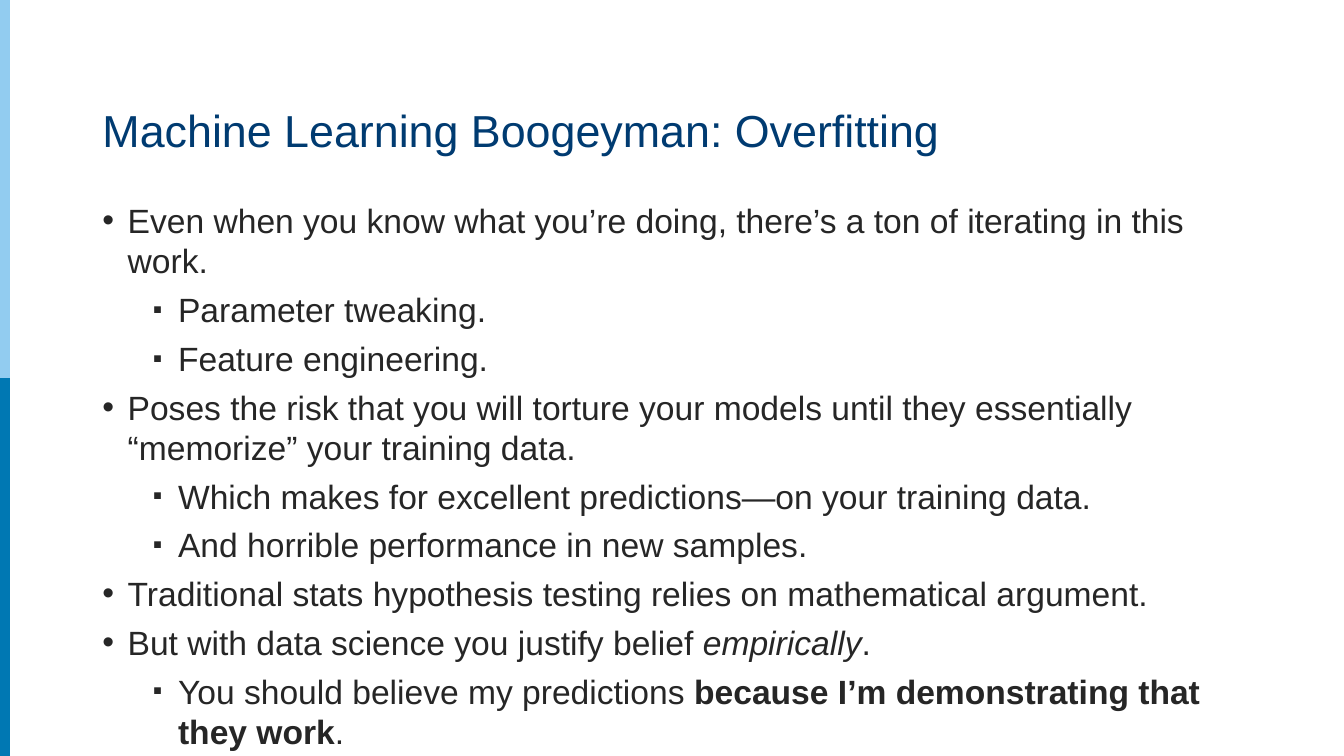
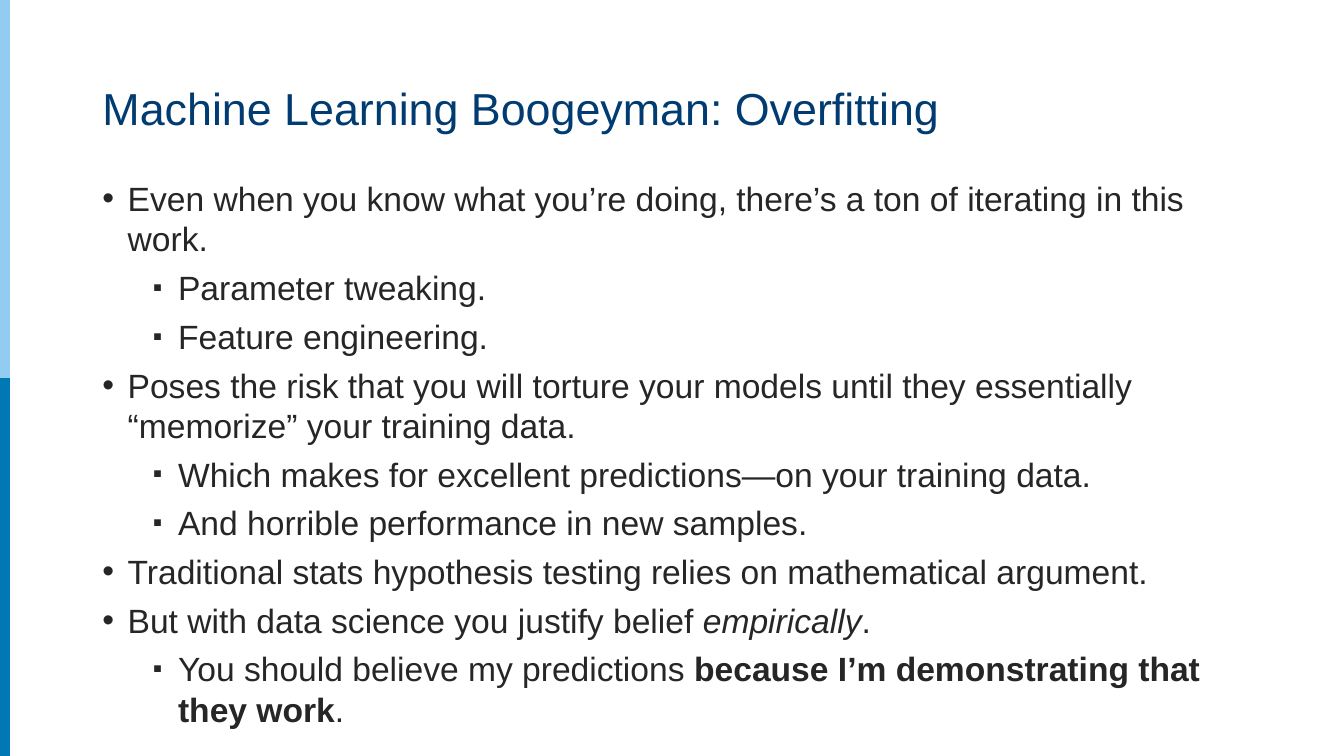
Before and after one commit to rpardee/hcsrn_2019, a slide deck: slide 8 of analytics_for_hmos.pptx. Drawn at 1344x756 pixels with LibreOffice and Linux fonts; fonts in the diff are those of the drawing. Boxes give left, top, right and bottom in pixels: in the first picture for what was removed or moved away, otherwise in the second. Text is boxed around its words. In the diff, an @@ line names an element or a change of style, - is before the commit and + after.

```diff
--- a/analytics_for_hmos.pptx
+++ b/analytics_for_hmos.pptx
@@ title "Machine Learning Boogeyman: Overfitting": place and size @@
-title "Machine Learning Boogeyman: Overfitting" at [102, 114, 939, 156]
+title "Machine Learning Boogeyman: Overfitting" at [102, 92, 939, 134]
@@ text "Even when you know what ...": place and size @@
-text "Even when you know what ..." at [128, 208, 1200, 751]
+text "Even when you know what ..." at [128, 186, 1200, 729]
```
Also in this commit, not shown: 2 other files.
